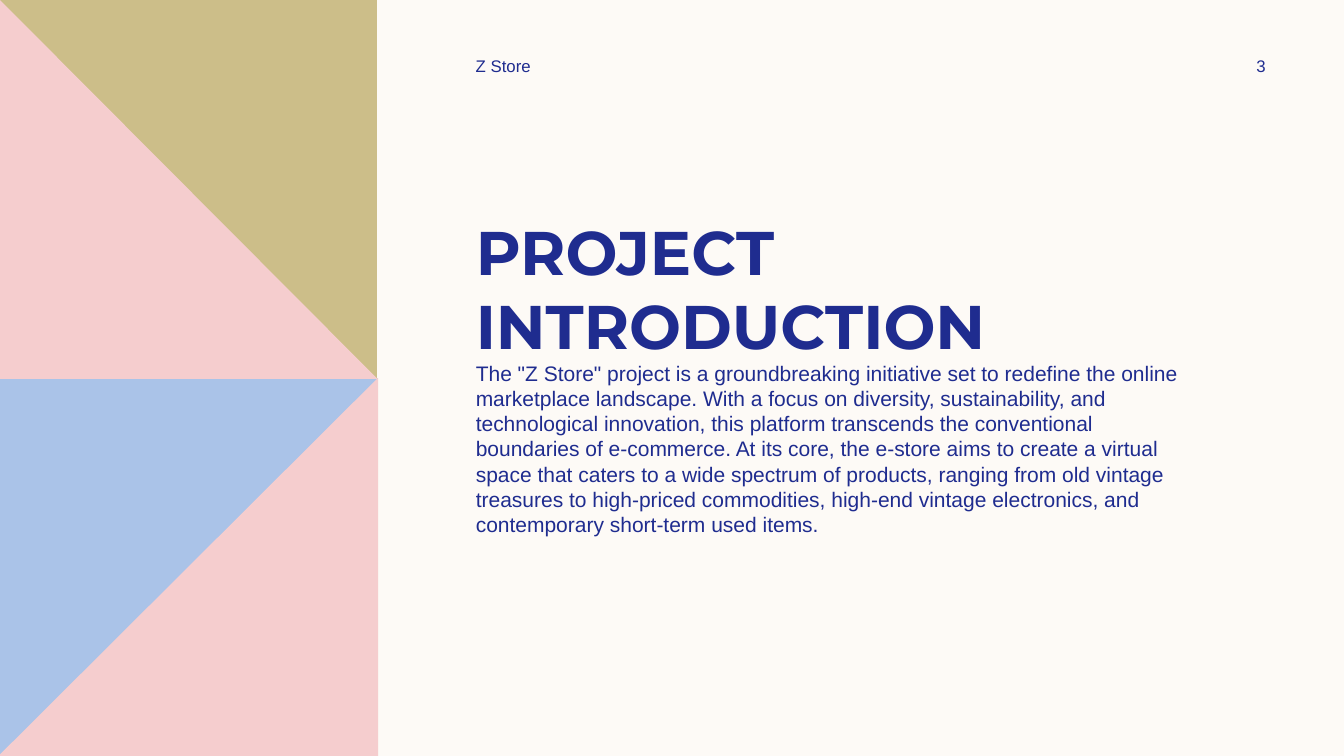
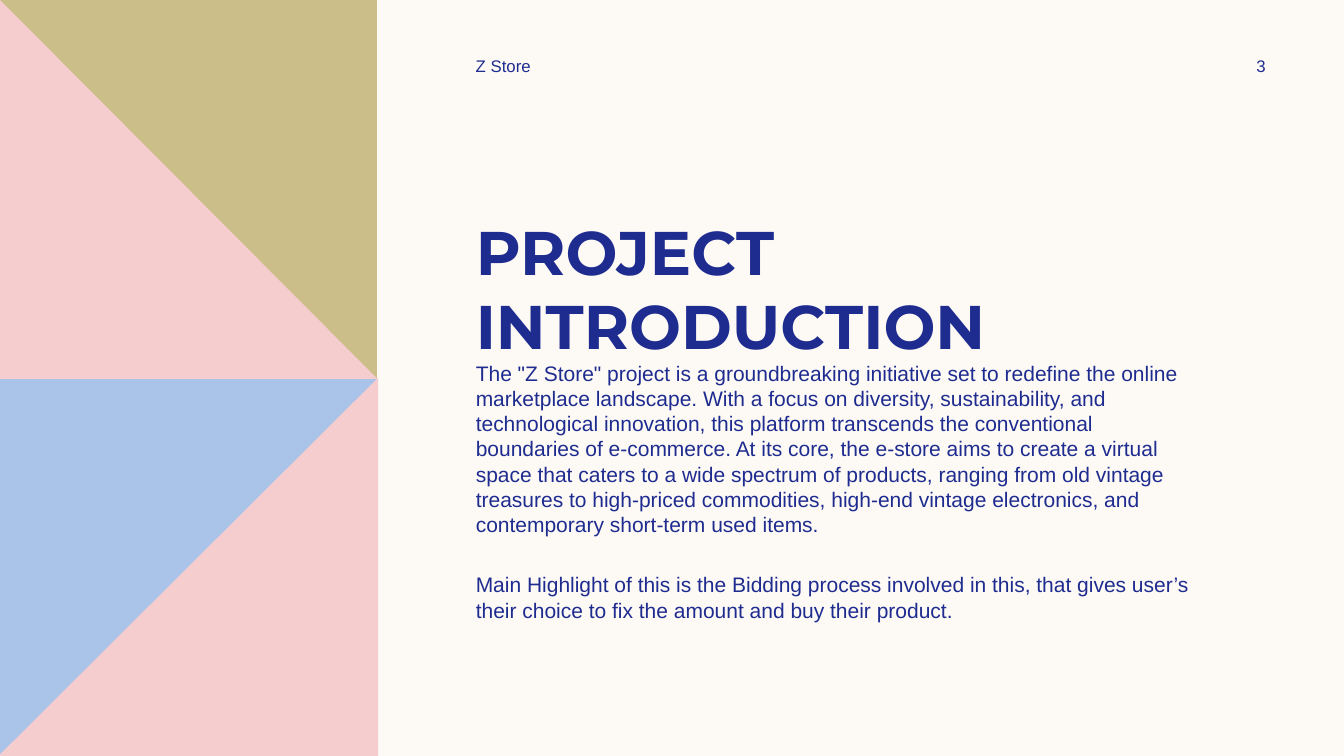
Before and after one commit to mohdashiqpe/Main-Project, a slide deck: slide 3 of Documents/Z Store.pptx. Drawn at 1344x756 pixels with LibreOffice and Linux fonts; fonts in the diff are those of the drawing. Boxes give left, top, right and bottom in pixels: in the first picture for what was removed or moved away, otherwise in the second. Text is boxed around its words. In the diff, an @@ line names an element or a change of style, - is before the commit and + after.

```diff
--- a/Documents/Z Store.pptx
+++ b/Documents/Z Store.pptx
@@ text at (x1=476, y1=576, x2=1188, y2=622): paragraph added @@
+Main Highlight of this is the Bidding process involved in this, that gives user’s their choice to fix the amount and buy their product.
```
Also in this commit, not shown: 5 other slides changed, 1 slide added, 49 other files.
